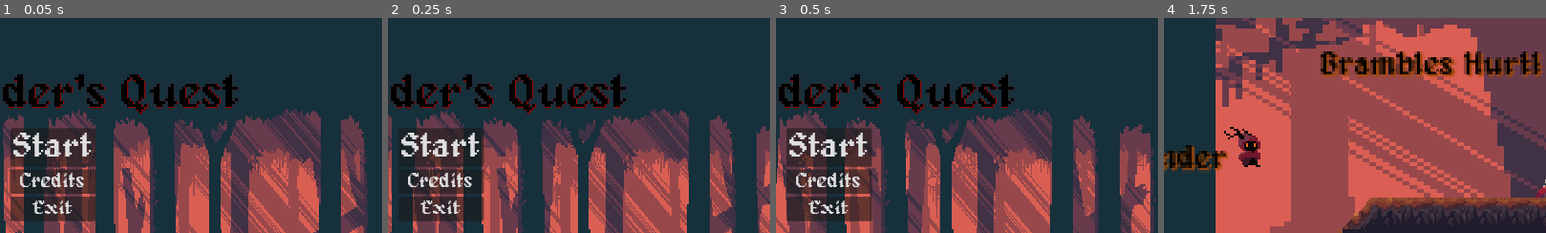
Above: before the commit, frames 1-4 (left to right).
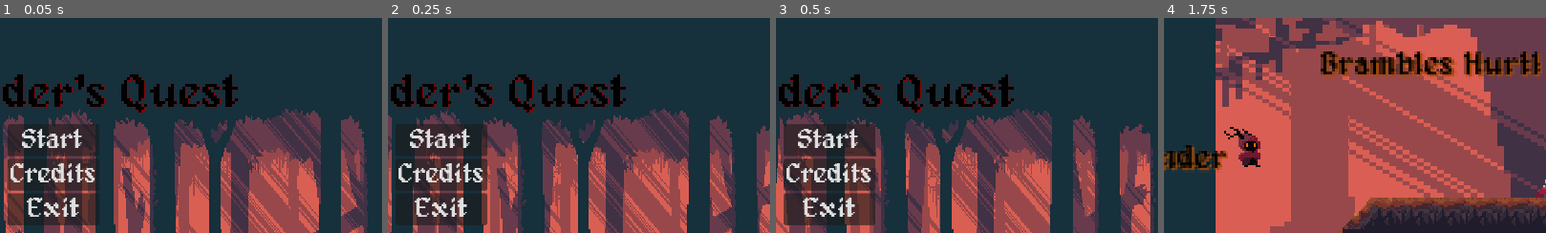
Above: after the commit, the same moments.

Repository: ryanwmiecz/2024HackathonWM
Game: Godot game, scene res://Levels/scene_selector.tscn
The game is run twice, just before and just after one commit, with the same random seed, the same clock (stepped at 60 frames per second) and the same inputs. Sound files missing from this copy of the repository are replaced by a short silence.
Inputs:
- Up to frame 1 (0.05 s): no input
- Up to frame 2 (0.25 s): no input
- Up to frame 3 (0.5 s): no input
- Up to frame 4 (1.75 s): click "Start" at 0.5 s; tap Z (dash) at 1.25 s; hold Right (ui_right) from 1.28 s (still down); hold E (Interaction) from 1.28 s (still down); tap Enter (ui_accept) at 1.52 s
The pictures show only the part of the screen within x 43-93%, y 14-64%; the shares and areas given below are measured in that part.

The runs differ from the first frame. In frame 1, 4.8% of the frame differs, in the area x 2-25%, y 49-97%; in frame 2, 4.6%; in frame 3, 5.3%, in the area x 2-26%, y 49-97%; in frame 4, nothing differs.

Commit message:
Pause on all

Diff:
--- a/2024hackthonattempt/Levels/Level4.tscn
+++ b/2024hackthonattempt/Levels/Level4.tscn
@@ -1,13 +1,14 @@
-[gd_scene load_steps=9 format=4 uid="uid://brvmn17msw6f2"]
+[gd_scene load_steps=10 format=4 uid="uid://dfblcuavnmdrg"]
 
 [ext_resource type="TileSet" uid="uid://cccv1crjsjghj" path="res://Art/tilesets/Levels.tres" id="1_hnk2x"]
-[ext_resource type="PackedScene" uid="uid://bvt62owke77mv" path="res://Player/player.tscn" id="2_03t42"]
+[ext_resource type="PackedScene" uid="uid://cpr8s7quixop3" path="res://Player/player.tscn" id="2_03t42"]
 [ext_resource type="PackedScene" uid="uid://cnlvy0viyind6" path="res://EntityAttributes/interactions/interaction/InteractionObjects/Speed.tscn" id="3_pw334"]
 [ext_resource type="PackedScene" uid="uid://brjjirogofy4f" path="res://StageEntities/Wisp/wisp.tscn" id="4_kfc8p"]
 [ext_resource type="PackedScene" uid="uid://bpigmqwjn2k07" path="res://StageEntities/SpawnStatue/spawn.tscn" id="5_8s4ti"]
 [ext_resource type="PackedScene" uid="uid://dxvrn44slnyrx" path="res://StageEntities/NextLevelSprite/green_sprite.tscn" id="6_4qkh0"]
-[ext_resource type="PackedScene" uid="uid://b1pyytfex1381" path="res://StageEntities/music_manager.tscn" id="7_mt72t"]
-[ext_resource type="PackedScene" uid="uid://cme8t3stdkd0q" path="res://Levels/parallax_background.tscn" id="8_b24sm"]
+[ext_resource type="PackedScene" path="res://StageEntities/music_manager.tscn" id="7_mt72t"]
+[ext_resource type="PackedScene" path="res://Levels/parallax_background.tscn" id="8_b24sm"]
+[ext_resource type="PackedScene" uid="uid://cpy747qd8tgvv" path="res://Levels/pause.tscn" id="9_x88qi"]
 
 [node name="Level4" type="Node2D"]
 
@@ -67,3 +68,5 @@
 offset = Vector2(-500, 350)
 scale = Vector2(1.23, 1)
 transform = Transform2D(1.23, 0, 0, 1, -500, 350)
+
+[node name="Pause" parent="." instance=ExtResource("9_x88qi")]
--- a/2024hackthonattempt/Levels/Level5.tscn
+++ b/2024hackthonattempt/Levels/Level5.tscn
@@ -1,14 +1,15 @@
-[gd_scene load_steps=10 format=4 uid="uid://b8yq4i80y3t67"]
+[gd_scene load_steps=11 format=4 uid="uid://80d6avtik7kg"]
 
 [ext_resource type="TileSet" uid="uid://cccv1crjsjghj" path="res://Art/tilesets/Levels.tres" id="1_nwf72"]
-[ext_resource type="PackedScene" uid="uid://bvt62owke77mv" path="res://Player/player.tscn" id="2_txshd"]
+[ext_resource type="PackedScene" uid="uid://cpr8s7quixop3" path="res://Player/player.tscn" id="2_txshd"]
 [ext_resource type="PackedScene" uid="uid://bpigmqwjn2k07" path="res://StageEntities/SpawnStatue/spawn.tscn" id="3_y6hpg"]
 [ext_resource type="PackedScene" uid="uid://vpgppxe4omsm" path="res://EntityAttributes/interactions/interaction/InteractionObjects/jumpBoost.tscn" id="4_c10ri"]
 [ext_resource type="PackedScene" uid="uid://cnlvy0viyind6" path="res://EntityAttributes/interactions/interaction/InteractionObjects/Speed.tscn" id="5_h7jj0"]
 [ext_resource type="PackedScene" uid="uid://brjjirogofy4f" path="res://StageEntities/Wisp/wisp.tscn" id="6_tfxxg"]
 [ext_resource type="PackedScene" uid="uid://dxvrn44slnyrx" path="res://StageEntities/NextLevelSprite/green_sprite.tscn" id="7_0pkg2"]
-[ext_resource type="PackedScene" uid="uid://cme8t3stdkd0q" path="res://Levels/parallax_background.tscn" id="8_wqsc3"]
-[ext_resource type="PackedScene" uid="uid://b1pyytfex1381" path="res://StageEntities/music_manager.tscn" id="9_a4lxh"]
+[ext_resource type="PackedScene" path="res://Levels/parallax_background.tscn" id="8_wqsc3"]
+[ext_resource type="PackedScene" path="res://StageEntities/music_manager.tscn" id="9_a4lxh"]
+[ext_resource type="PackedScene" uid="uid://cpy747qd8tgvv" path="res://Levels/pause.tscn" id="10_qneyv"]
 
 [node name="Level5" type="Node2D"]
 
@@ -51,3 +52,5 @@
 transform = Transform2D(1, 0, 0, 1, -350, -380)
 
 [node name="Music Manager" parent="." instance=ExtResource("9_a4lxh")]
+
+[node name="Pause" parent="." instance=ExtResource("10_qneyv")]
--- a/2024hackthonattempt/Levels/RealMainMennu.tscn
+++ b/2024hackthonattempt/Levels/RealMainMennu.tscn
@@ -6,9 +6,10 @@
 [ext_resource type="Texture2D" uid="uid://cap76b87sdc6q" path="res://Art/parallax-demon-woods-mid-trees.png" id="2_4i2fv"]
 [ext_resource type="Texture2D" uid="uid://dny6ox73axoev" path="res://Art/parallax-demon-woods-close-trees.png" id="3_mcpa3"]
 [ext_resource type="FontFile" uid="uid://dun3c44uk7quc" path="res://Art/alagard.ttf" id="6_jl0bf"]
+[ext_resource type="PackedScene" path="res://StageEntities/music_manager.tscn" id="7_6yo1x"]
 
 [node name="Control" type="Control"]
-process_mode = 3
+process_mode = 1
 layout_mode = 3
 anchors_preset = 0
 offset_right = 40.0
@@ -60,21 +61,21 @@
 texture_filter = 1
 layout_mode = 2
 theme_override_fonts/font = ExtResource("6_jl0bf")
-theme_override_font_sizes/font_size = 52
+theme_override_font_sizes/font_size = 40
 text = "Start"
 
 [node name="Button2" type="Button" parent="HBoxContainer/VBoxContainer"]
 texture_filter = 1
 layout_mode = 2
 theme_override_fonts/font = ExtResource("6_jl0bf")
-theme_override_font_sizes/font_size = 30
+theme_override_font_sizes/font_size = 40
 text = "Credits"
 
 [node name="Button3" type="Button" parent="HBoxContainer/VBoxContainer"]
 texture_filter = 1
 layout_mode = 2
 theme_override_fonts/font = ExtResource("6_jl0bf")
-theme_override_font_sizes/font_size = 30
+theme_override_font_sizes/font_size = 40
 text = "Exit"
 
 [node name="HBoxContainer2" type="HBoxContainer" parent="."]
@@ -124,6 +125,8 @@
 theme_override_font_sizes/font_size = 30
 text = "Back"
 
+[node name="Music Manager" parent="." instance=ExtResource("7_6yo1x")]
+
 [connection signal="pressed" from="HBoxContainer/VBoxContainer/Button" to="." method="_on_button_pressed"]
 [connection signal="pressed" from="HBoxContainer/VBoxContainer/Button2" to="." method="_on_button_2_pressed"]
 [connection signal="pressed" from="HBoxContainer/VBoxContainer/Button3" to="." method="_on_button_3_pressed"]
--- a/2024hackthonattempt/Levels/real_main_mennu.gd
+++ b/2024hackthonattempt/Levels/real_main_mennu.gd
@@ -26,6 +26,7 @@
 	$"HBoxContainer3/VBoxContainer".visible = true
 
 func _on_back_credits_pressed() -> void:
+
 	$"HBoxContainer/VBoxContainer/Button3".visible = true
 	$"HBoxContainer3".visible = false
 	$"HBoxContainer3/VBoxContainer/Label".visible = false
Not shown: 1 places in 2024hackthonattempt/Levels/Level2.tscn that only renumber resources
Not shown: 1 places in 2024hackthonattempt/Levels/RealMainMennu.tscn that only renumber resources
Not shown: 1 places in 2024hackthonattempt/Levels/map_1.tscn that only renumber resources
